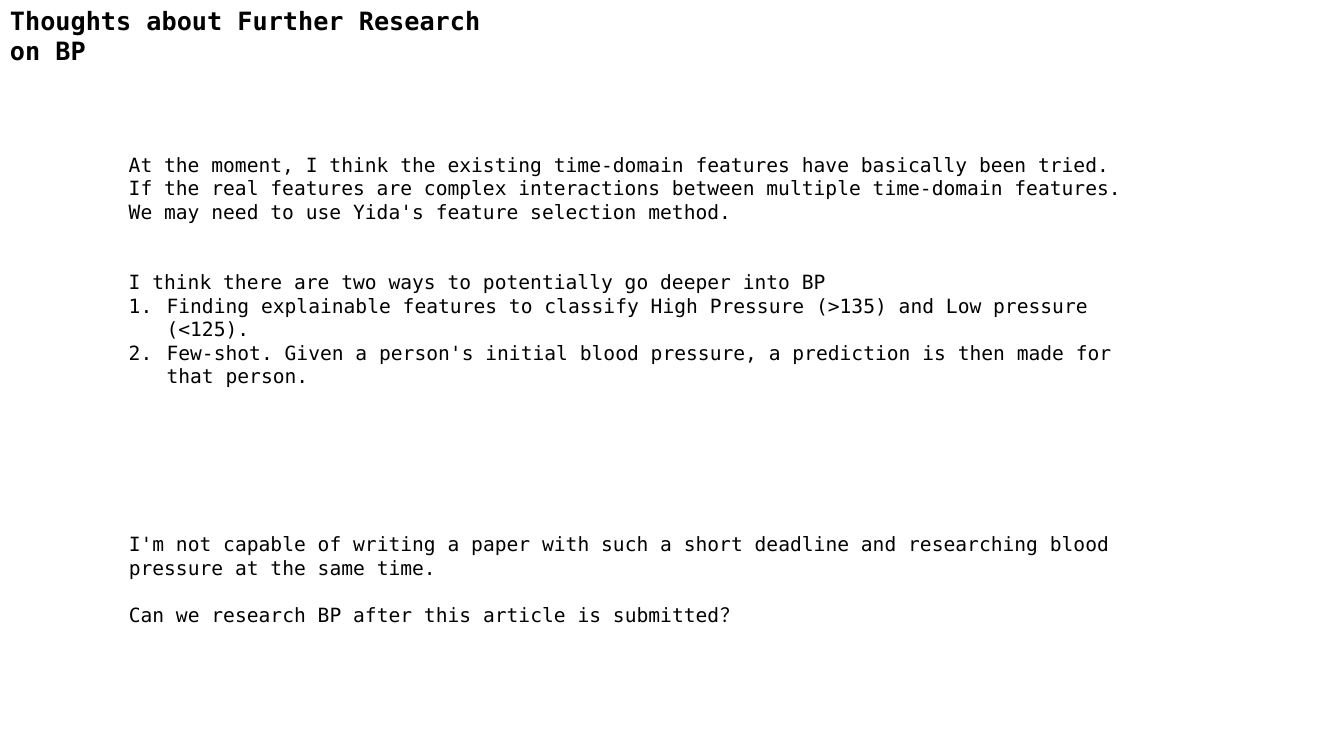
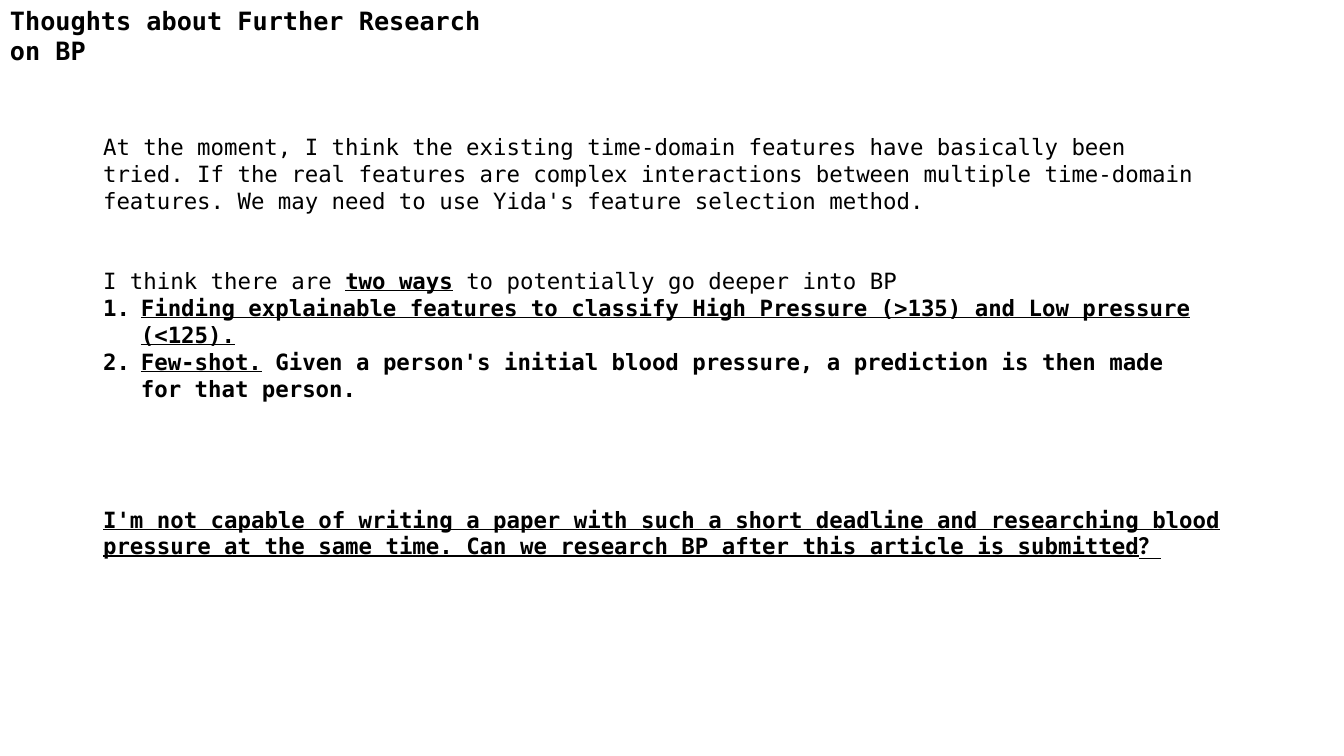
Before and after one commit to A-Big-Tortoise/Presentation, a slide deck: slide 8 of Presentation_0415_JiayuChen.pptx. Drawn at 1344x756 pixels with LibreOffice and Linux fonts; fonts in the diff are those of the drawing. Boxes give left, top, right and bottom in pixels: in the first picture for what was removed or moved away, otherwise in the second. Text is boxed around its words. In the diff, an @@ line names an element or a change of style, - is before the commit and + after.

```diff
--- a/Presentation_0415_JiayuChen.pptx
+++ b/Presentation_0415_JiayuChen.pptx
@@ text "At the moment, I think ...": place and size @@
-text "At the moment, I think ..." at box(129, 157, 1120, 384)
+text "At the moment, I think ..." at box(103, 138, 1193, 375)
@@ text "At the moment, I think ..." at box(103, 138, 1193, 375): size 14 to 16 pt; bold on in "two ways", "Finding explainable features to classify High Pressure ...", "Few-shot. Given a person's initial blood pressure, ..."; underline on in "two ways", "Finding explainable features to classify High Pressure ...", "Few-shot." @@
@@ text at box(103, 509, 1219, 560): text changed; size 14 to 16 pt; bold on @@
-I'm not capable of writing a paper with such a short deadline and researching blood pressure at the same time.
-Can we research BP after this article is submitted？
+I'm not capable of writing a paper with such a short deadline and researching blood pressure at the same time. Can we research BP after this article is submitted？
```
Also in this commit, not shown: 5 other slides changed, 7 other files.
